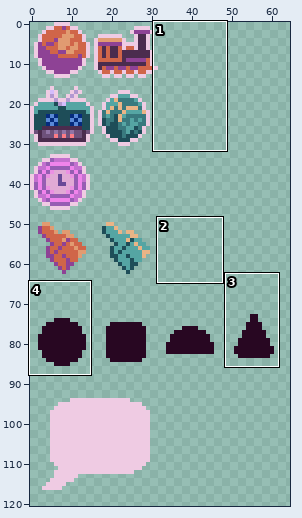
Two versions of one sprite sheet, Nike/items_atlas.png. The picture above shows the old version from afar; the outline marks the close-up.
Close-up. Earlier state:
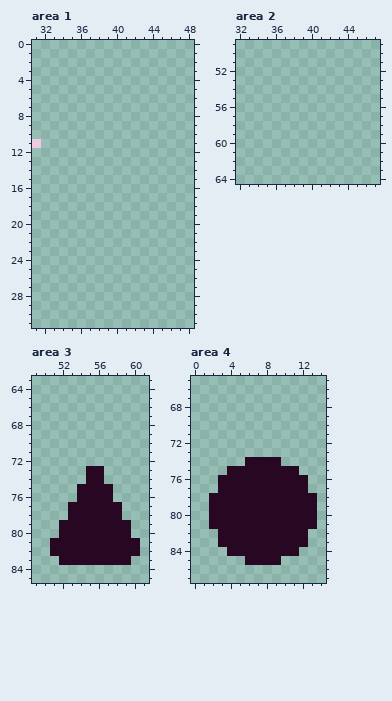
The file is 126x126 pixels. Shown: area 1: x 31..48, y 0..31; area 2: x 32..47, y 49..64; area 3: x 49..61, y 63..85; area 4: x 0..14, y 65..87. The wide view leaves out empty margins. The commit also changed other parts of the picture, which this record leaves out.
After:
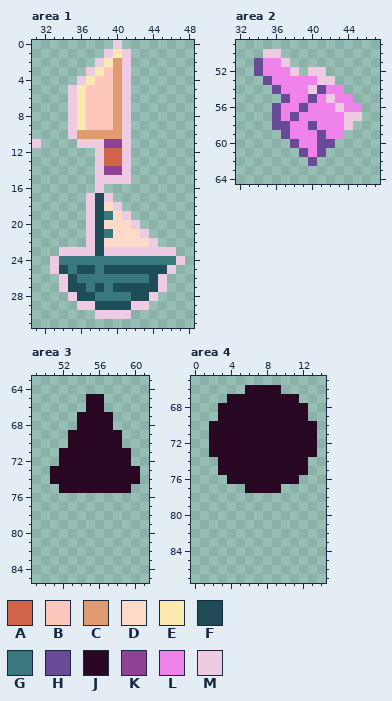
Palette (. is transparent): A #d06549  B #fec7bb  C #e19b71  D #ffdac9  E #fce9af  F #1e4d58  G #39797e  H #694a97  J #280722  K #8e4295  L #f083eb  M #efcbe3
What changed:
Changed rows in their new state; - is an unchanged pixel.
Area 1:
first column x 33:
 0 -------M-------
 1 ------MEM------
 2 -----MECM------
 3 ----MEBCM------
 4 ---MEBBCM------
 5 --MEBBBCM------
 6 --MEBBBCM------
 7 --MEBBBCM------
 8 --MEBBBCM------
 9 --MEBBBCM------
10 --MCCCCCM------
11 ---MMMKKM------
12 -----MAAM------
13 -----MAAM------
14 -----MKKM------
15 -----MMMM------
16 -----M---------
17 ----MFM--------
18 ----MFDM-------
19 ----MFGDM------
20 ----MFDDDM-----
21 ----MFGDDDM----
22 ----MFDDDDDM---
23 -MMMMFMMMMMMMM-
24 MGGGGGGGGGGGGGM
25 MFGFFGFFFFFFFM-
26 -MFGGGGGGGGFM--
27 -MFFGFGFFFFFM--
28 --MFFGGGGFFM---
29 ---MMFFFFMM----
30 -----MMMM------
Area 2:
first column x 34:
50 -MM---------
51 HLLM--------
52 HLLLM-MM----
53 -HLLLLLMM---
54 --HLLLMHLL--
55 ---HLLHLMLL-
56 --HLLHLLLMLL
57 --HLHLLLLLMM
58 --HHLLHLLLM-
59 ---HLLLHLL--
60 ----HLLHH---
61 -----HLH----
62 ------H-----
Area 3:
first column x 51:
65 ----JJ----
66 ----JJ----
67 ---JJJJ---
68 ---JJJJ---
69 --JJJJJJ--
70 --JJJJJJ--
71 -JJJJJJJJ-
72 -JJJJJJJJ-
73 JJJJ--JJJJ
74 JJJJ--JJJJ
75 -JJ----JJ-
76 ---....---
77 --......--
78 --......--
79 -........-
80 -........-
81 ..........
82 ..........
83 -........-
Area 4:
first column x 2:
66 ----JJJJ----
67 --JJJJJJJJ--
68 -JJJJJJJJJJ-
69 -JJJJJJJJJJ-
70 JJJJJJJJJJJJ
71 JJJJJJJJJJJJ
72 JJJJJJJJJJJJ
73 JJJJJJJJJJJJ
74 -JJJ----JJJ-
75 -J--------J-
76 -.--------.-
77 -...----...-
78 ............
79 ............
80 ............
81 ............
82 -..........-
83 -..........-
84 --........--
85 ----....----
